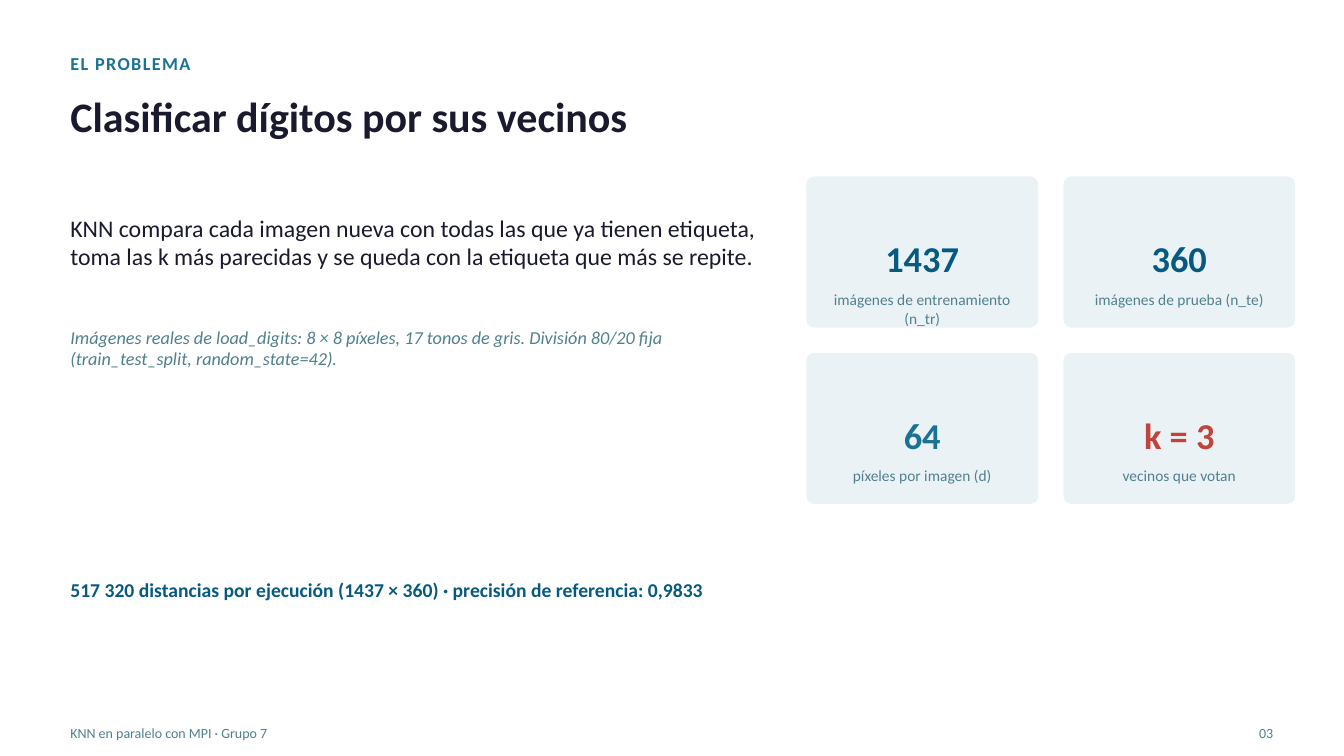
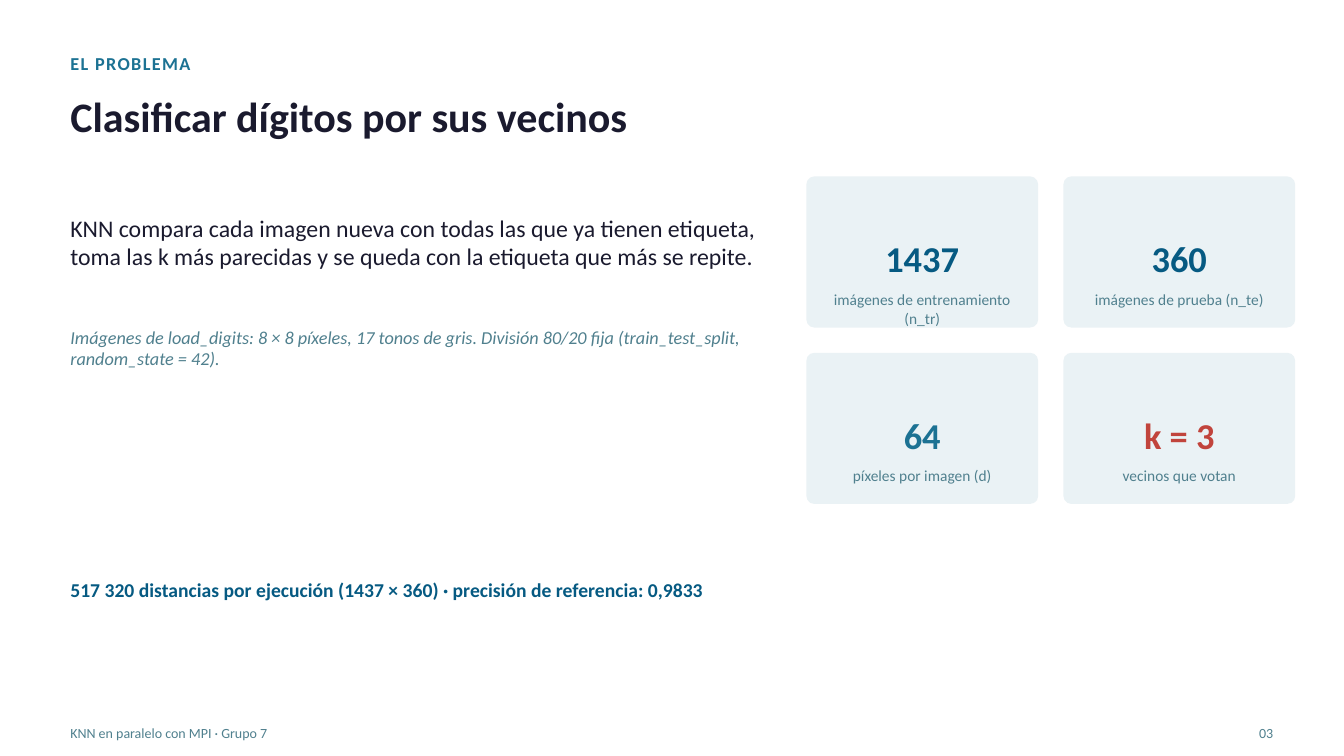
Before and after one commit to LuisIZ/Proyecto_CPD, a slide deck: slide 3 of docs/presentation/Presentacion-Entrega-Final.pptx. Drawn at 1344x756 pixels with LibreOffice and Linux fonts; fonts in the diff are those of the drawing. Boxes give left, top, right and bottom in pixels: in the first picture for what was removed or moved away, otherwise in the second. Text is boxed around its words. In the diff, an @@ line names an element or a change of style, - is before the commit and + after.

```diff
--- a/docs/presentation/Presentacion-Entrega-Final.pptx
+++ b/docs/presentation/Presentacion-Entrega-Final.pptx
@@ text at (70,331,740,368): text changed @@
-Imágenes reales de load_digits: 8 × 8 píxeles, 17 tonos de gris. División 80/20 fija (train_test_split, random_state=42).
+Imágenes de load_digits: 8 × 8 píxeles, 17 tonos de gris. División 80/20 fija (train_test_split, random_state = 42).
```
Also in this commit, not shown: 12 other slides changed, 7 slides added, 2 slides removed, 2 other files.
